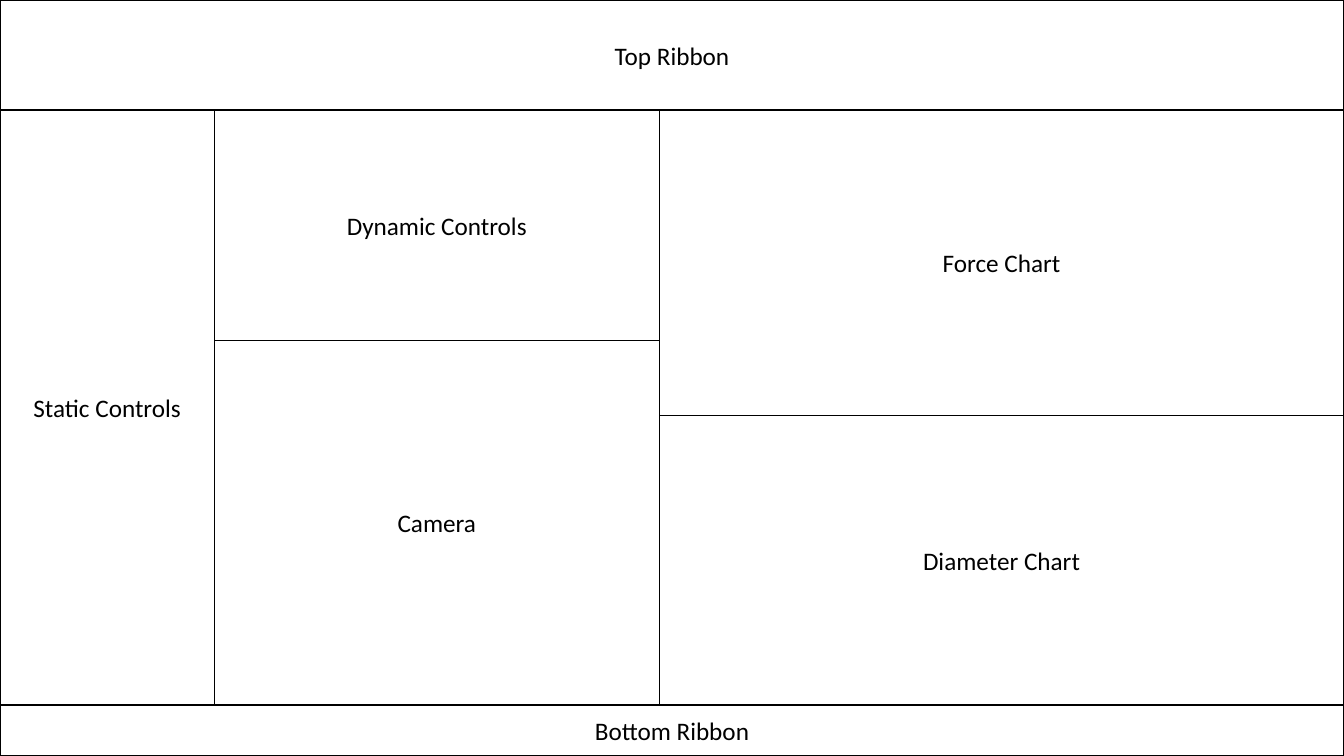
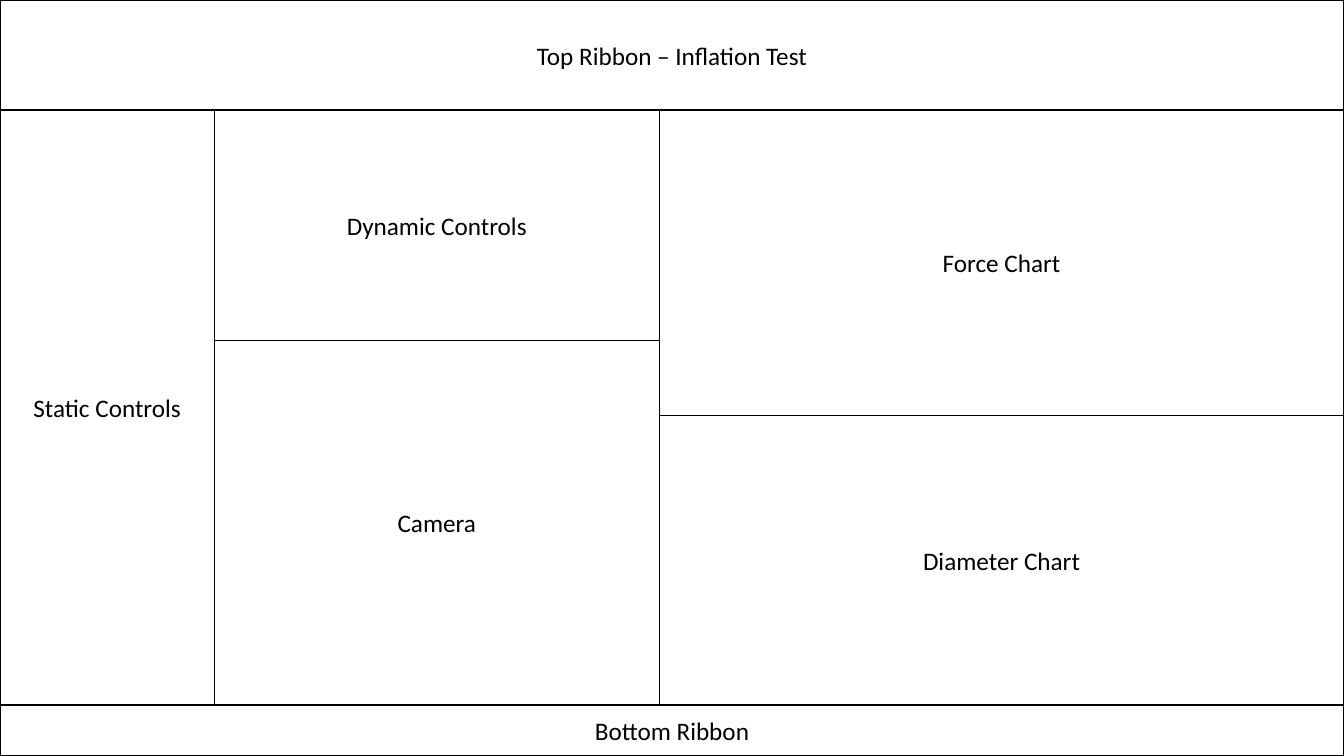
Before and after one commit to jharwerth56/Inflation-Apparatus, a slide deck: slide 1 of dsgn/GUI.pptx. Drawn at 1344x756 pixels with LibreOffice and Linux fonts; fonts in the diff are those of the drawing. Boxes give left, top, right and bottom in pixels: in the first picture for what was removed or moved away, otherwise in the second. Text is boxed around its words. In the diff, an @@ line names an element or a change of style, - is before the commit and + after.

```diff
--- a/dsgn/GUI.pptx
+++ b/dsgn/GUI.pptx
@@ text in rectangle at (537,47,807,69): text changed @@
-Top Ribbon
+Top Ribbon – Inflation Test
```
Also in this commit, not shown: 3 other slides changed, 7 other files.
